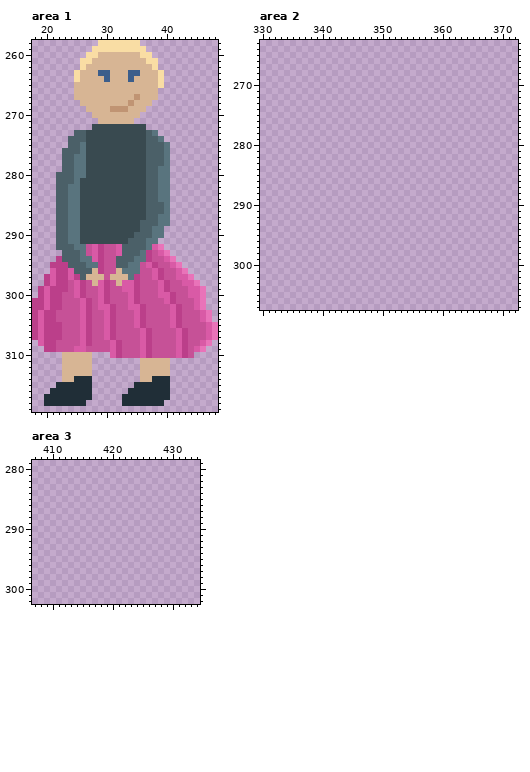
Edited in one commit: pixel-art file (assets/ld51.aseprite). Above: the version before the commit.
512x512 pixels, 1 frame. Colours within 5 levels of each other are drawn and written as one. Shown: area 1: x 18..48, y 258..319; area 2: x 330..372, y 263..307; area 3: x 407..434, y 279..302. The commit also changed other parts of the picture, which this record leaves out.
Once edited:
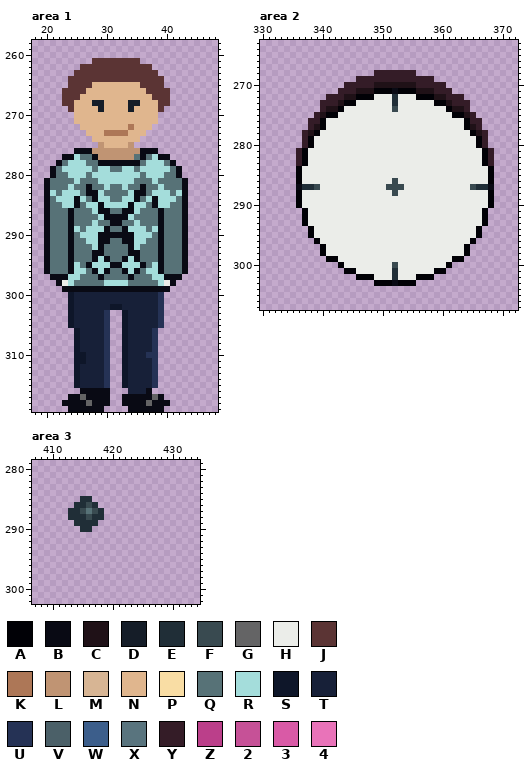
Palette (. is transparent): A #010106  B #090a14  C #1f1117  D #151d28  E #202e37  F #394a50  G #646465  H #ebede9  J #5b3434  K #ad7757  L #c09473  M #d7b594  N #e0b68e  P #f9dda4  Q #577277  R #a4dddb  S #0e1629  T #172038  U #253255  V #4b6068  W #3c5e8b  X #59747e  Y #341c27  Z #bb3f8a  2 #c65197  3 #d95aa6  4 #e973b9
Edits made:
Area 1, layer "Client":
y 258: x 29..35 PPPPPPP -> .......
y 259: x 28..36 PPPPPPPPP -> .........
y 260: x 27..37 PPMMMMMMMPP -> ...........
y 261: x 26..38 PPMMMMMMMMMPP -> ..JJJJJJJJ...
y 262: x 26..38 PMMMMMMMMMMMP -> JJJJJJJJJJJJ.
y 263: x 25..39 PMMMWWMMMWWMMMP -> JJJJJJJJJJJJJJ.
y 264: x 24..39 .PMMMMWMMMWMMMMP -> JJJJJJJJJJJJJJJJ
y 265: x 24..39 .MMMMMMMMMMMMMMP -> JJJJNNNNNNNNJJJJ
y 266: x 23..40 ..MMMMMMMMMMMMMM.. -> JJJJNNNNNNNNNNJJJJ
y 267: x 23..40 ..MMMMMMMMMMLMMM.. -> JJJNNNNNNNNNNNNJJJ
y 268: x 23..40 ...MMMMMMMMLMMM... -> JJNNNDDNNNNDDNNNJJ
y 269: x 24..39 ...MMMMLLLMMM... -> JNNNNDNNNNDNNNNJ
y 270: x 25..38 ...MMMMMMMM... -> NNNNNNNNNNNNNN
y 271: x 25..38 ....MMMMMM.... -> NNNNNNNNNNNNNN
y 272: x 26..37 ..FFFFFFFFF. -> NNNNNNNNKNNN
y 273: x 25..38 VVFFFFFFFFFFVX -> ..NNNKKKKNNN..
y 274: x 24..39 VVVFFFFFFFFFFVVX -> ....NNNNNNNN....
y 275: x 24..40 VVXFFFFFFFFFFVVVX -> .....LNNNNL......
y 276: x 23..40 VVVXFFFFFFFFFFVVVX -> ..BBBLLLLLLLLBBB..
y 277: x 23..40 VVXXFFFFFFFFFFVVVX -> BBRQQBLLLLLLQBQRBB
y 278: x 22..41 .VVXXFFFFFFFFFFVVVX. -> BQRRRQQBBBBBBBQRRRQB
y 279: x 21..42 ..VVXXFFFFFFFFFFVVXX.. -> BQRRRRRQRRQQRRQRRRRRQB
y 280: x 21..42 .VVVXXFFFFFFFFFFVVXX.. -> BQQRRRQRRRRRRRRQRRRQQB
y 281: x 20..43 ..VVVXFFFFFFFFFFFVVXX... -> BQQQQRQQQRRRRRRQQQRQQQQB
y 282: x 20..43 ..VVXXFFFFFFFFFFFVVXX... -> BQQQRQQBQQRQQRQQBQQRQQQB
y 283: x 20..43 ..VVXXFFFFFFFFFFFVVXX... -> BRQRRRQBBRQQQQRBBQRRRQRB
y 284: x 20..43 ..VVXXFFFFFFFFFFFVVXX... -> BQRRRBRQBRRQQRRBQRBRRRQB
y 285: x 20..43 ..VVXXFFFFFFFFFFFVVVX... -> BQQRRBQRRBRRRRBRRQBRRQQB
y 286: x 20..43 ..VVXXFFFFFFFFFFFVVVX... -> BQQQBQQQRBBQQBBRQQQBQQQB
y 287: x 20..43 ..VVXXFFFFFFFFFFFVVXX... -> BQQQBQQQQRBBBBRQQQQBQQQB
y 288: x 20..43 ..VVXXFFFFFFFFFFVVVXX... -> BQQQBQQQRQQBBQQRQQQBQQQB
y 289: x 20..43 ..VVXXFFFFFFFFFFVVXX.... -> BQQQBRQRRRBQQBRRRQRBQQQB
y 290: x 20..43 ..VVXXFFFFFFFFFVVVXX.... -> BQQQBQRRRBBBBBBRRRQBQQQB
y 291: x 20..43 ..VVXXFFFFFFFFVVVXX..... -> BQQQBQQRRBBQQBBRRQQBQQQB
y 292: x 20..43 ..VVVXX23Z223VVVVX34.... -> BQQQBQQQRBQQQQBRQQQBQQQB
y 293: x 20..43 ...VVVX23Z223VVVXZ234... -> BQQQBQQQBBQQQQBBQQQBQQQB
y 294: x 20..43 ..ZVVVXX3Z22VVVXXZ2234.. -> BQQQBQQQBRBQQBRBQQQBQQQB
y 295: x 20..43 .ZZZVVVXXZ22VVXX23Z2234. -> BQQQBRQBRRRBBRRRBQRBQQQB
y 296: x 20..43 .3ZZ3VVVMZ22MXXX223Z2234 -> BQQQBRRQBRBQQBRBQRRBQQQB
y 297: x 20..44 Z3ZZ3ZVMMM2MMMXZ223Z22334 -> .BBBRRQQQBQQQQBQQQRRBBB..
y 298: x 20..45 Z3ZZ23Z2M3Z2M33Z2223Z22334 -> ..BHRQQQQQRRRRQQQQQRHB....
y 299: x 19..46 Z3ZZZ23Z223Z2233Z2223Z222334 -> ....BBBBBBBBBBBBBBBBBB......
y 300: x 19..46 Z3ZZ223Z223Z2223Z22233Z22334 -> .....STTTTTTTTTTTTTTU.......
y 301: x 18..46 ZZ3ZZ2223Z23Z2223Z22223Z22234 -> ......STTTTTTTTTTTTTTU.......
y 302: x 18..46 ZZ3ZZ2223Z233Z2233Z22223Z2234 -> ......STTTTTTSSTTTTTTU.......
y 303..304: x 18..47 Z3ZZ22223Z223Z2223Z22223Z22234 -> ......STTTTTU..STTTTTU........
y 305: x 18..48 Z3ZZZ2223Z223Z2223Z22223Z222234 -> ......STTTTTU..STTTTTU.........
y 306..307: x 18..48 Z3ZZZ2223Z223Z22223Z22223Z22234 -> .......STTTTU..STTTTU..........
y 308: x 19..47 3ZZ22223Z2223Z2223Z22223Z2234 -> ......STTTTU..STTTTU.........
y 309: x 20..46 ZZ2223322223Z2223Z22223Z234 -> .....STTTTU..STTTTU........
y 310: x 23..44 MMMMM...3Z2223Z22223Z2 -> ..SSTTTU..STTTUU......
y 311: x 23..30 MMMMM... -> ..SSTTTU; x 33..40 ...MMMMM -> STTTTU..
y 312..313: x 23..30 MMMMM... -> ..STTTTU; x 33..40 ...MMMMM -> STTTTU..
y 314: x 23..30 MMEEE... -> ..STTTTU; x 33..40 ...MMEEE -> STTTTU..
y 315: x 22..30 EEEEEE... -> ...STTTTU; x 33..40 ..EEEEEE -> STTTTU..
y 316: x 21..30 EEEEEEE... -> .....BBBBB; x 34..40 EEEEEEE -> TTTB...
y 317: x 20..30 EEEEEEEE... -> ....BBGBBBB; x 33..40 EEEEEEEE -> BBBBBGB.
y 318: x 20..30 EEEEEEE.... -> ...BBBBGBBB; x 33..40 EEEEEEE. -> BBBBGBBB
y 319: x 24..29 ...... -> BBBBBB; x 34..39 ...... -> BBBBBB
Area 2, layer "Briques":
y 268: x 349..355 ....... -> YYYYYYY
y 269: x 346..358 ............. -> YYYYYYYYYYYYY
y 270: x 344..360 ................. -> YYYYYCCCCCCCYYYYY
y 271: x 343..361 ................... -> YYYCCCAAABAAACCCYYY
y 272: x 341..363 ....................... -> YYYCCAAAHHHEHHHAAACCYYY
y 273: x 340..364 ......................... -> YYYCAAHHHHHHEHHHHHHAACYYY
y 274: x 340..364 ......................... -> YCCAHHHHHHHHFHHHHHHHHACCY
y 275: x 339..365 ........................... -> YCAAHHHHHHHHHHHHHHHHHHHAACY
y 276: x 338..366 ............................. -> YYAHHHHHHHHHHHHHHHHHHHHHHHAYY
y 277: x 338..366 ............................. -> YCAHHHHHHHHHHHHHHHHHHHHHHHACY
y 278: x 337..367 ............................... -> YCAHHHHHHHHHHHHHHHHHHHHHHHHHACY
y 279..280: x 337..367 ............................... -> YAHHHHHHHHHHHHHHHHHHHHHHHHHHHAY
y 281..283: x 336..368 ................................. -> YAHHHHHHHHHHHHHHHHHHHHHHHHHHHHHAY
y 284..285: x 336..368 ................................. -> AHHHHHHHHHHHHHHHHHHHHHHHHHHHHHHHA
y 286: x 336..368 ................................. -> AHHHHHHHHHHHHHHHFHHHHHHHHHHHHHHHA
y 287: x 336..368 ................................. -> BEEFHHHHHHHHHHHFFFHHHHHHHHHHHFEEB
y 288: x 336..368 ................................. -> AHHHHHHHHHHHHHHHFHHHHHHHHHHHHHHHA
y 289..290: x 336..368 ................................. -> AHHHHHHHHHHHHHHHHHHHHHHHHHHHHHHHA
y 291..293: x 337..367 ............................... -> AHHHHHHHHHHHHHHHHHHHHHHHHHHHHHA
y 294..295: x 338..366 ............................. -> AHHHHHHHHHHHHHHHHHHHHHHHHHHHA
y 296: x 339..365 ........................... -> AHHHHHHHHHHHHHHHHHHHHHHHHHA
y 297..298: x 340..364 ......................... -> AHHHHHHHHHHHHHHHHHHHHHHHA
y 299: x 341..363 ....................... -> AAHHHHHHHHHHHHHHHHHHHAA
y 300: x 343..361 ................... -> AHHHHHHHHFHHHHHHHHA
y 301: x 344..360 ................. -> AAHHHHHHEHHHHHHAA
y 302: x 346..358 ............. -> AAAHHHEHHHAAA
y 303: x 349..355 ....... -> AAABAAA
Area 3, layer "Briques":
y 285: x 415..416 .. -> EE
y 286: x 414..417 .... -> EEFE
y 287: x 413..418 ...... -> EEFQFE
y 288: x 413..418 ...... -> EEEFEE
y 289: x 414..417 .... -> EEEE
y 290: x 415..416 .. -> EE
